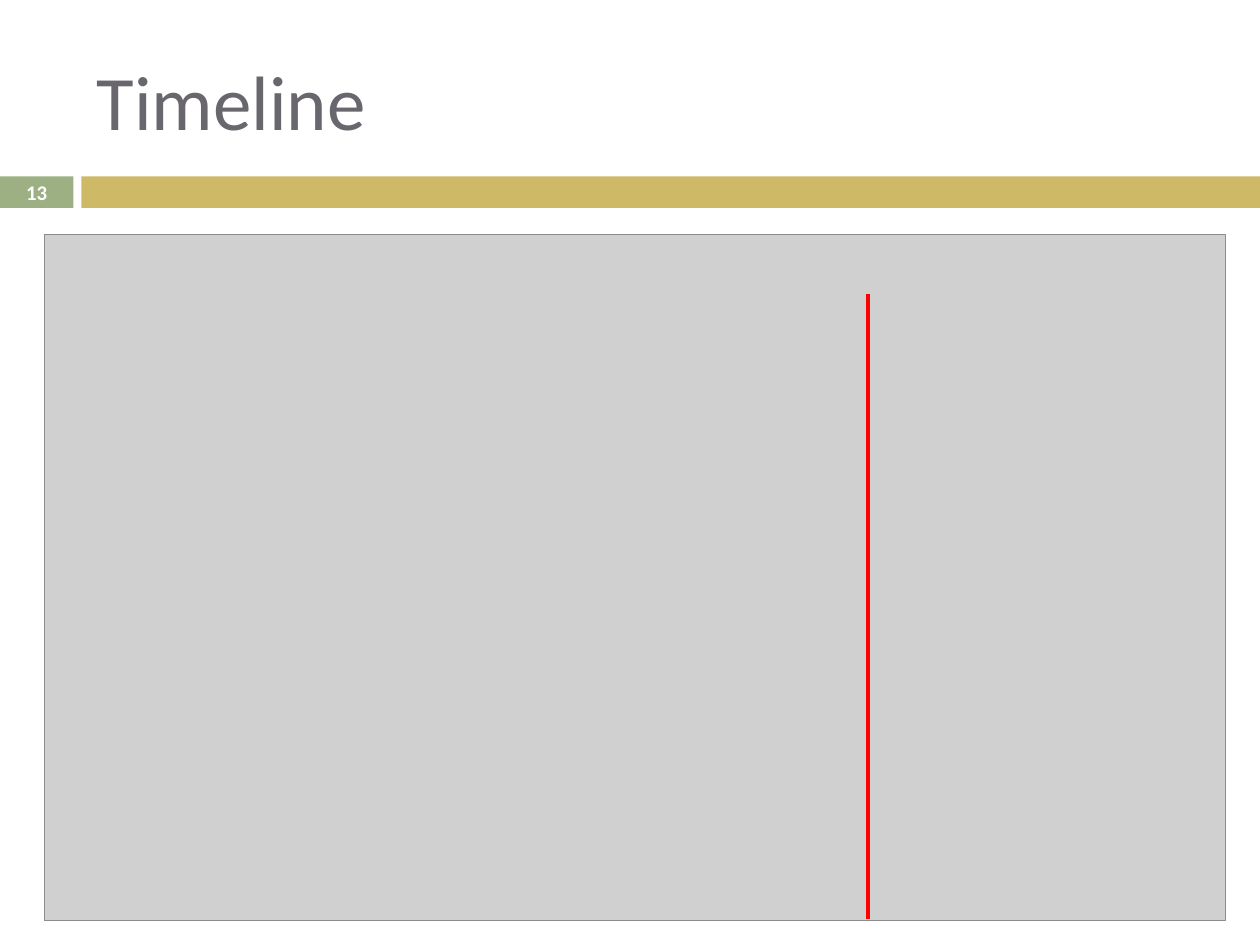
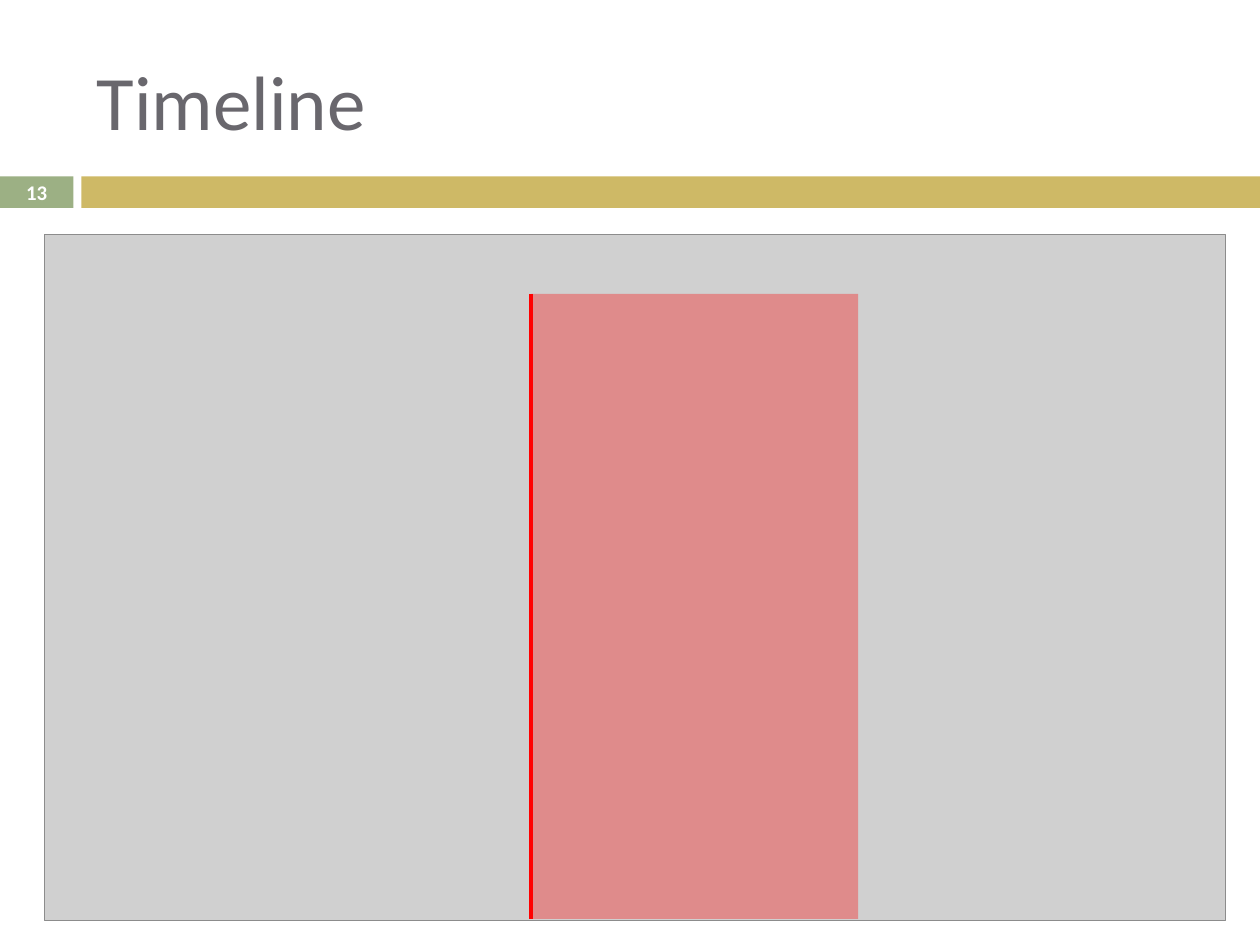
Before and after one commit to lijian8/ahns10, a slide deck: slide 13 of docproject/official_ahns/presentations/Hamilton_semester1.pptx. Drawn at 1260x945 pixels with LibreOffice and Linux fonts; fonts in the diff are those of the drawing; grey boxes stand for pictures. Boxes give left, top, right and bottom in pixels: in the first picture for what was removed or moved away, otherwise in the second. Text is boxed around its words. In the diff, an @@ line names an element or a change of style, - is before the commit and + after.

```diff
--- a/docproject/official_ahns/presentations/Hamilton_semester1.pptx
+++ b/docproject/official_ahns/presentations/Hamilton_semester1.pptx
@@ line moved from (868, 294) - (868, 919) to (530, 294) - (530, 919) @@
@@ rectangle added at [530, 294, 858, 919], fill #FF0000 at 33% opacity @@
```
Also in this commit, not shown: 1 other slide changed, 1 slide added, 1 other file.
